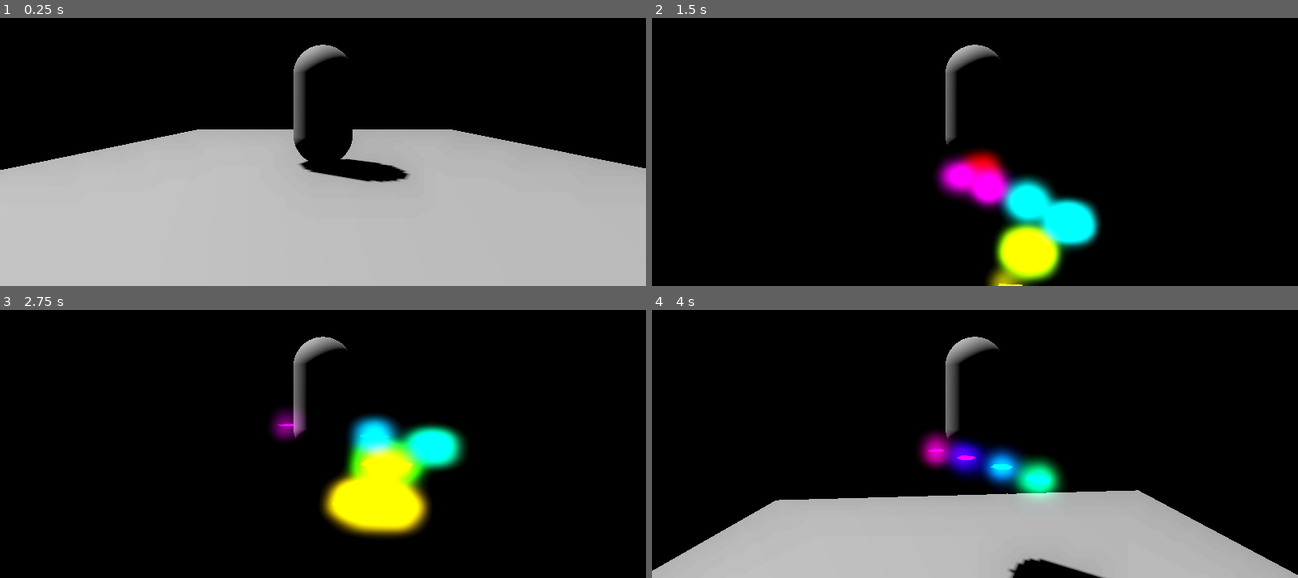
Above: before the commit, frames 1-4 (two rows, left to right).
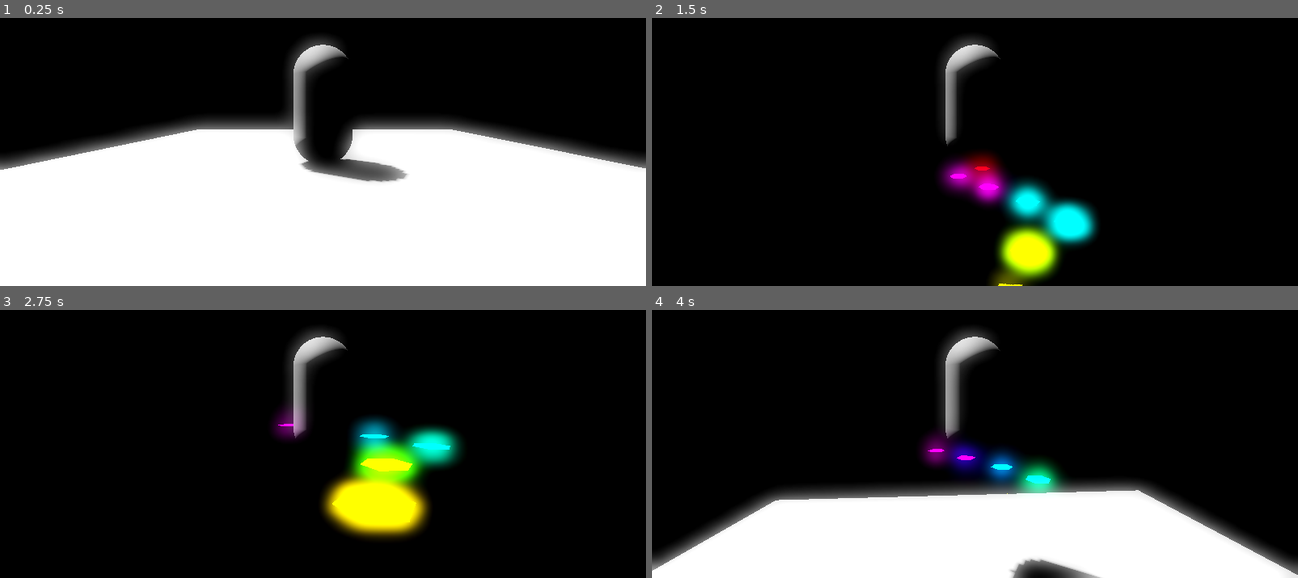
Above: after the commit, the same moments.

Repository: MartinGebske/GWJ_02_2026
Game: Godot game, scene res://scenes/test.tscn
Two runs of this game, one before a commit and one after it. Both use one fixed random seed, a clock stepped at 60 frames per second and the inputs below.
Inputs (mouse positions are in pixels of both pictures, inside the frame that each line leads up to):
- Up to frame 1 (0.25 s): no input
- Up to frame 2 (1.5 s): tap Enter (ui_accept) at 0.5, 0.77 s; move the mouse to (1007, 103) at 0.52 s; hold Up (ui_up) from 0.53 s (still down); move the mouse to (942, 106) at 1.27 s
- Up to frame 3 (2.75 s): keep holding Up (ui_up); tap Enter (ui_accept) at 1.52 s; move the mouse to (335, 390) at 2.02 s
- Up to frame 4 (4 s): keep holding Up (ui_up); move the mouse to (968, 403) at 2.77 s; tap Enter (ui_accept) at 3.02, 3.77 s; move the mouse to (1020, 401) at 3.52 s

The runs differ from the first frame. In frame 1, 58% of the frame differs, in the area x 0-100%, y 7-100%; in frame 2, 6.7%; in frame 3, 5.5%; in frame 4, 32%.

Commit message:
First Retro look

Diff:
--- a/scenes/test.tscn
+++ b/scenes/test.tscn
@@ -1,9 +1,10 @@
-[gd_scene load_steps=11 format=3 uid="uid://y2avlqtgpfmq"]
+[gd_scene load_steps=12 format=3 uid="uid://y2avlqtgpfmq"]
 
 [ext_resource type="AudioStream" uid="uid://cdrxkpdyu80qt" path="res://music/07-Launch-into-the-Sky-FULL-SM466.mp3" id="1_errlg"]
 [ext_resource type="PackedScene" uid="uid://13mopqa4f0hq" path="res://scenes/spectrum.tscn" id="2_bl13t"]
 [ext_resource type="PackedScene" uid="uid://c6uu5dw7ulf0p" path="res://scenes/player.tscn" id="3_iyx0m"]
 [ext_resource type="Script" uid="uid://nb18651bihyd" path="res://scripts/deadzone.gd" id="4_74lek"]
+[ext_resource type="PackedScene" uid="uid://qgge5xroqoln" path="res://scenes/bar.tscn" id="5_j5jx5"]
 
 [sub_resource type="ProceduralSkyMaterial" id="ProceduralSkyMaterial_bl13t"]
 sky_horizon_color = Color(0.66224277, 0.6717428, 0.6867428, 1)
@@ -17,11 +18,18 @@
 sky = SubResource("Sky_iyx0m")
 tonemap_mode = 2
 glow_enabled = true
-glow_intensity = 3.6
-glow_strength = 1.23
-glow_bloom = 0.04
-fog_enabled = true
+glow_normalized = true
+glow_intensity = 1.33
+glow_strength = 0.43
+glow_mix = 0.92
+glow_bloom = 1.0
+glow_blend_mode = 4
+glow_hdr_scale = 0.0
+glow_hdr_luminance_cap = 32.48
+glow_map_strength = 0.51
 fog_light_color = Color(0, 0, 0, 1)
+volumetric_fog_density = 0.193
+volumetric_fog_albedo = Color(0.00184107, 0.0018410678, 0.0018410678, 1)
 
 [sub_resource type="BoxShape3D" id="BoxShape3D_iyx0m"]
 size = Vector3(10, 2, 10)
@@ -66,3 +74,7 @@
 [node name="CollisionShape3D" type="CollisionShape3D" parent="Deadzone"]
 transform = Transform3D(1, 0, 0, 0, 1, 0, 0, 0, 1, 112.95108, -9.569824, 0.67266846)
 shape = SubResource("BoxShape3D_j5jx5")
+
+[node name="bar" parent="." instance=ExtResource("5_j5jx5")]
+transform = Transform3D(1, 0, 0, 0, 1, 0, 0, 0, 1, 0, 10.083185, 0)
+visible = false
